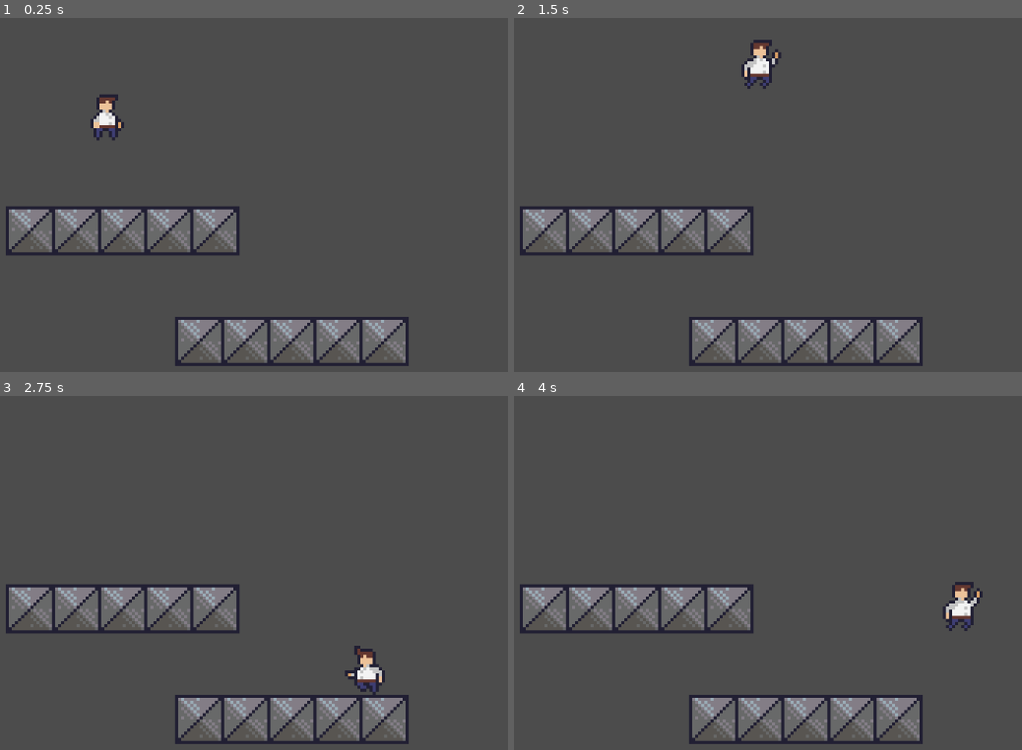
Above: before the commit, frames 1-4 (two rows, left to right).
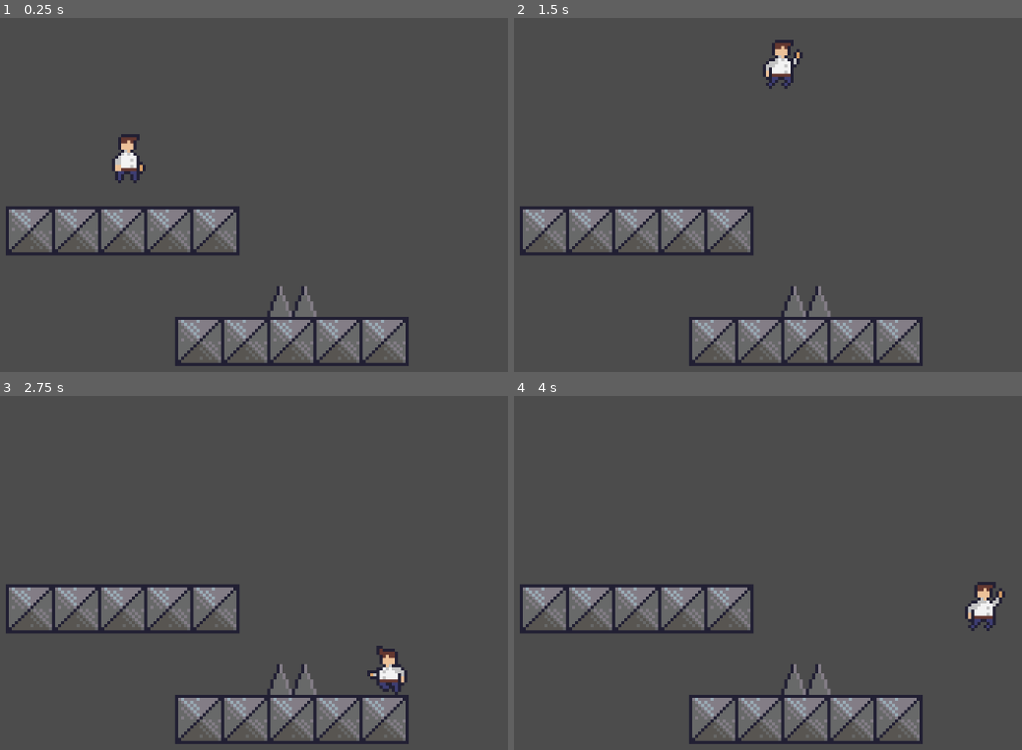
Above: after the commit, the same moments.

Repository: MichaelRRyan/godot-platformer-tutorial
Game: Godot game, scene res://Scenes/Gameplay.tscn
The game is run twice, just before and just after one commit, with the same random seed, the same clock (stepped at 60 frames per second) and the same inputs.
Inputs:
- Up to frame 1 (0.25 s): no input
- Up to frame 2 (1.5 s): hold Right (move_right) from 0.53 s (still down); tap Space (jump) at 0.6, 0.77, 1.07, 1.35 s
- Up to frame 3 (2.75 s): tap Space (jump) at 1.52, 1.82, 2.1 s; release Right (move_right) at 2.03 s; hold Left (move_left) from 2.03 s (still down)
- Up to frame 4 (4 s): release Left (move_left) at 2.78 s; hold Right (move_right) from 2.78 s (still down); tap Space (jump) at 2.85, 3.02, 3.32, 3.6, 3.77 s

The runs differ from the first frame. In frame 1, 1.6% of the frame differs, in the area x 17-63%, y 21-85%; in frame 2, 1.6%; in frame 3, 1.5%; in frame 4, 1.6%, in the area x 52-97%, y 52-85%.

Commit message:
Added basic spike obstacle

Diff:
--- a/Scenes/Gameplay.tscn
+++ b/Scenes/Gameplay.tscn
@@ -1,78 +1,15 @@
-[gd_scene load_steps=12 format=2]
+[gd_scene load_steps=5 format=2]
 
-[ext_resource path="res://assets/images/sprite_sheet.png" type="Texture" id=1]
+[ext_resource path="res://Scenes/Player.tscn" type="PackedScene" id=1]
 [ext_resource path="res://Scenes/Platform.tscn" type="PackedScene" id=2]
-[ext_resource path="res://Scenes/Player.gd" type="Script" id=3]
-
-[sub_resource type="AtlasTexture" id=1]
-atlas = ExtResource( 1 )
-region = Rect2( 0, 0, 16, 16 )
-
-[sub_resource type="AtlasTexture" id=2]
-atlas = ExtResource( 1 )
-region = Rect2( 16, 0, 16, 16 )
-
-[sub_resource type="AtlasTexture" id=5]
-atlas = ExtResource( 1 )
-region = Rect2( 64, 0, 16, 16 )
-
-[sub_resource type="AtlasTexture" id=6]
-atlas = ExtResource( 1 )
-region = Rect2( 80, 0, 16, 16 )
-
-[sub_resource type="AtlasTexture" id=7]
-atlas = ExtResource( 1 )
-region = Rect2( 32, 0, 16, 16 )
-
-[sub_resource type="AtlasTexture" id=8]
-atlas = ExtResource( 1 )
-region = Rect2( 48, 16, 16, 16 )
-
-[sub_resource type="SpriteFrames" id=3]
-animations = [ {
-"frames": [ SubResource( 1 ), SubResource( 2 ) ],
-"loop": true,
-"name": "idle",
-"speed": 2.0
-}, {
-"frames": [ SubResource( 5 ), SubResource( 6 ) ],
-"loop": true,
-"name": "jumping",
-"speed": 2.0
-}, {
-"frames": [ SubResource( 7 ), SubResource( 8 ) ],
-"loop": true,
-"name": "running",
-"speed": 6.0
-} ]
-
-[sub_resource type="RectangleShape2D" id=4]
-extents = Vector2( 4, 8.013 )
+[ext_resource path="res://Scenes/Spike.tscn" type="PackedScene" id=3]
+[ext_resource path="res://scripts/Gameplay.gd" type="Script" id=4]
 
 [node name="Gameplay" type="Node2D"]
+script = ExtResource( 4 )
 
-[node name="Player" type="KinematicBody2D" parent="."]
-position = Vector2( 40.4358, 19.8362 )
-script = ExtResource( 3 )
-__meta__ = {
-"_edit_group_": true
-}
-gravity = 200.0
-jump_speed = 130.0
-max_speed = 60.0
-acceleration = 150.0
-deceleration = 150.0
-
-[node name="AnimatedSprite" type="AnimatedSprite" parent="Player"]
-frames = SubResource( 3 )
-animation = "idle"
-frame = 1
-playing = true
-
-[node name="CollisionShape2D" type="CollisionShape2D" parent="Player"]
-visible = false
-position = Vector2( -1, 0 )
-shape = SubResource( 4 )
+[node name="Player" parent="." instance=ExtResource( 1 )]
+position = Vector2( 47.5176, 33.8027 )
 
 [node name="Platform" parent="." instance=ExtResource( 2 )]
 position = Vector2( 45, 64 )
@@ -84,3 +21,6 @@
 position = Vector2( 42.2168, 45.1899 )
 current = true
 zoom = Vector2( 0.25, 0.25 )
+
+[node name="Spike" parent="." instance=ExtResource( 3 )]
+[connection signal="died" from="Player" to="." method="_on_Player_died"]
--- /dev/null
+++ b/Scenes/Player.tscn
@@ -0,0 +1,72 @@
+[gd_scene load_steps=11 format=2]
+
+[ext_resource path="res://assets/images/sprite_sheet.png" type="Texture" id=1]
+[ext_resource path="res://scripts/Player.gd" type="Script" id=2]
+
+[sub_resource type="AtlasTexture" id=1]
+atlas = ExtResource( 1 )
+region = Rect2( 0, 0, 16, 16 )
+
+[sub_resource type="AtlasTexture" id=2]
+atlas = ExtResource( 1 )
+region = Rect2( 16, 0, 16, 16 )
+
+[sub_resource type="AtlasTexture" id=3]
+atlas = ExtResource( 1 )
+region = Rect2( 64, 0, 16, 16 )
+
+[sub_resource type="AtlasTexture" id=4]
+atlas = ExtResource( 1 )
+region = Rect2( 80, 0, 16, 16 )
+
+[sub_resource type="AtlasTexture" id=5]
+atlas = ExtResource( 1 )
+region = Rect2( 32, 0, 16, 16 )
+
+[sub_resource type="AtlasTexture" id=6]
+atlas = ExtResource( 1 )
+region = Rect2( 48, 16, 16, 16 )
+
+[sub_resource type="SpriteFrames" id=7]
+animations = [ {
+"frames": [ SubResource( 1 ), SubResource( 2 ) ],
+"loop": true,
+"name": "idle",
+"speed": 2.0
+}, {
+"frames": [ SubResource( 3 ), SubResource( 4 ) ],
+"loop": true,
+"name": "jumping",
+"speed": 2.0
+}, {
+"frames": [ SubResource( 5 ), SubResource( 6 ) ],
+"loop": true,
+"name": "running",
+"speed": 6.0
+} ]
+
+[sub_resource type="RectangleShape2D" id=8]
+extents = Vector2( 4, 8.013 )
+
+[node name="Player" type="KinematicBody2D" groups=[
+"player",
+]]
+script = ExtResource( 2 )
+__meta__ = {
+"_edit_group_": true
+}
+gravity = 200.0
+jump_speed = 130.0
+max_speed = 60.0
+acceleration = 150.0
+deceleration = 150.0
+
+[node name="AnimatedSprite" type="AnimatedSprite" parent="."]
+frames = SubResource( 7 )
+animation = "idle"
+playing = true
+
+[node name="CollisionShape2D" type="CollisionShape2D" parent="."]
+visible = false
+position = Vector2( -1, 0 )
+shape = SubResource( 8 )
--- /dev/null
+++ b/Scenes/Spike.tscn
@@ -0,0 +1,23 @@
+[gd_scene load_steps=4 format=2]
+
+[ext_resource path="res://assets/images/spike.png" type="Texture" id=1]
+[ext_resource path="res://scripts/Spike.gd" type="Script" id=2]
+
+[sub_resource type="RectangleShape2D" id=1]
+extents = Vector2( 8, 5 )
+
+[node name="Spike" type="Area2D"]
+position = Vector2( 100, 84 )
+script = ExtResource( 2 )
+__meta__ = {
+"_edit_group_": true
+}
+
+[node name="Sprite" type="Sprite" parent="."]
+texture = ExtResource( 1 )
+
+[node name="CollisionShape2D" type="CollisionShape2D" parent="."]
+visible = false
+position = Vector2( 0, 3 )
+shape = SubResource( 1 )
+[connection signal="body_entered" from="." to="." method="_on_Spike_body_entered"]
--- /dev/null
+++ b/scripts/Gameplay.gd
@@ -0,0 +1,5 @@
+extends Node2D
+
+
+func _on_Player_died():
+	get_tree().change_scene("res://Scenes/Gameplay.tscn")
--- a/Scenes/Player.gd
+++ b/scripts/Player.gd
@@ -1,4 +1,6 @@
 extends KinematicBody2D
+
+signal died
 
 # -- Variables --
 
@@ -54,3 +56,7 @@
 
 	# Applies the velocity.
 	velocity = move_and_slide(velocity, Vector2(0.0, -1.0))
+
+
+func on_touched_spike():
+	emit_signal("died")
--- /dev/null
+++ b/scripts/Spike.gd
@@ -0,0 +1,6 @@
+extends Area2D
+
+
+func _on_Spike_body_entered(body):
+	if body.is_in_group("player"):
+		body.on_touched_spike()
Binary file added: assets/images/spike.png
Not shown, added: assets/images/spike.png.import
